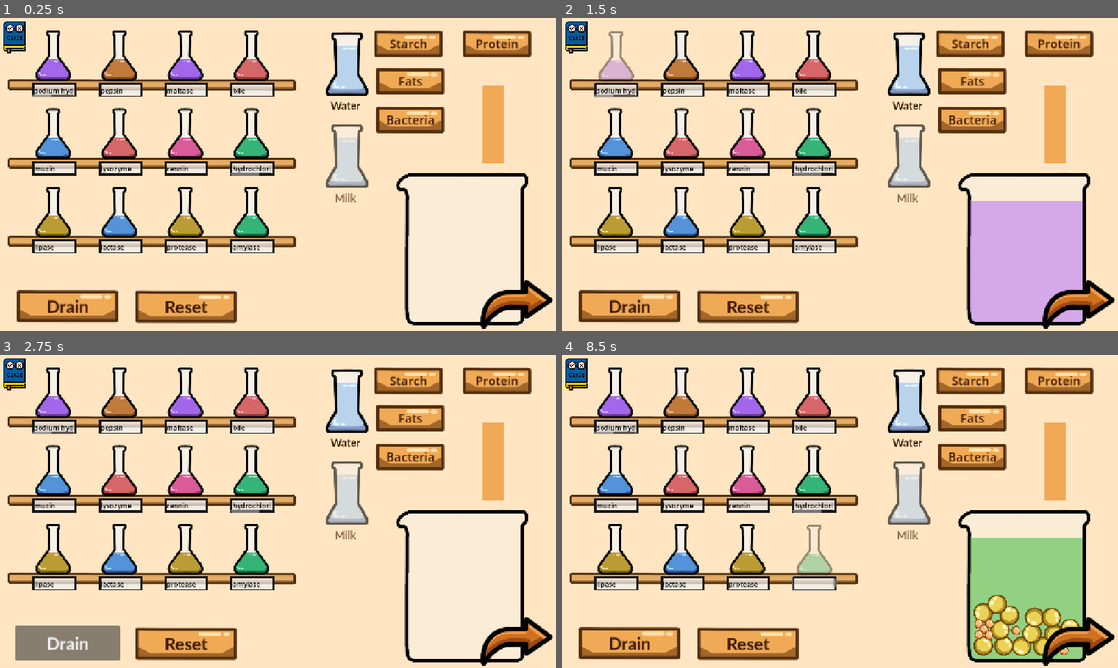
Above: before the commit, frames 1-4 (two rows, left to right).
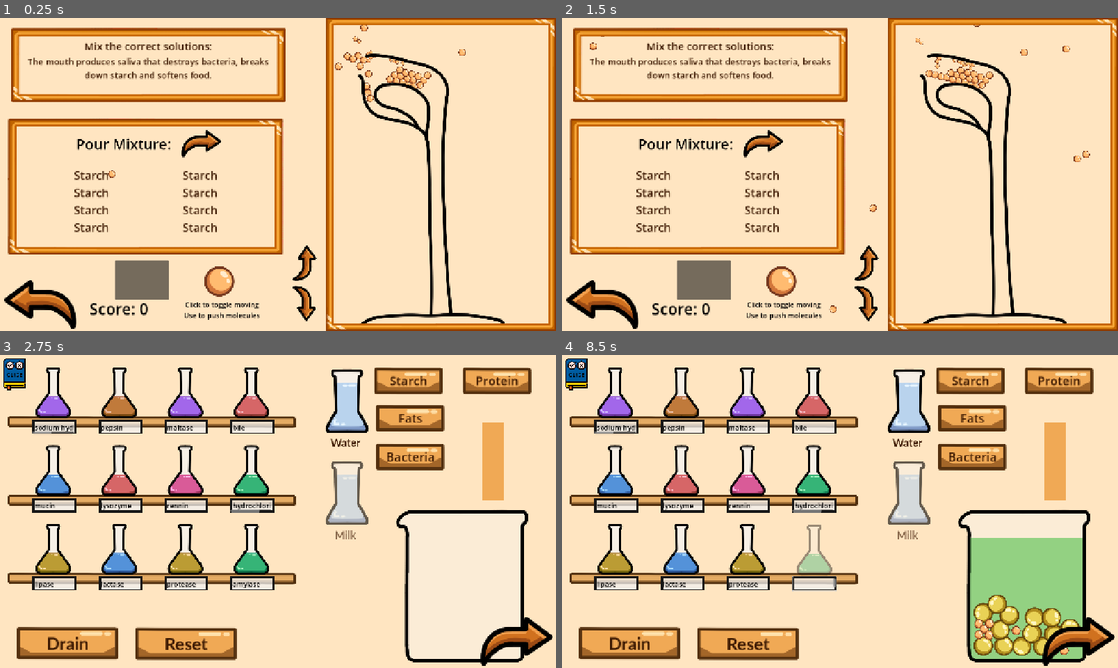
Above: after the commit, the same moments.

Repository: Fae-aof/Digestion-Junction
Game: Godot game, scene res://Digestion Track/track_level.tscn
Same seed, same stepped clock (60 frames per second), same inputs: the game is played once before the commit and once after it.
Inputs (mouse positions are in pixels of both pictures, inside the frame that each line leads up to):
- Up to frame 1 (0.25 s): no input
- Up to frame 2 (1.5 s): click (617, 55) at 0.52 s; tap Enter at 1.25 s; move the mouse to (962, 158) at 1.27 s; hold Right from 1.28 s (still down); tap Alt at 1.35 s; click (962, 158) at 1.42 s
- Up to frame 3 (2.75 s): release Right at 2 s; click (66, 642) at 2 s, where only the run before the commit has a clickable "Drain"
- Up to frame 4 (8.5 s): tap Enter at 2.75, 4.25, 5.75, 6.5, 7.25 s; move the mouse to (728, 527) at 2.77 s; hold Down (ui_down) 2.78-3.5 s; tap Shift at 2.85, 5.85, 7.35 s; click (1056, 461) at 3.5 s; move the mouse to (895, 442) at 4.27 s; hold Right 4.28-5 s; tap Alt at 4.35, 6.6, 8.1 s; click "Starch" at 5 s; move the mouse to (812, 574) at 5.77 s; hold Up 5.78-6.53 s; click (812, 574) at 5.92 s; move the mouse to (1006, 558) at 6.52 s; hold Left 6.53-8.03 s; move the mouse to (673, 464) at 7.27 s; move the mouse to (867, 511) at 8.02 s; hold Down (ui_down) from 8.03 s (still down); click (867, 511) at 8.17 s

The runs differ from the first frame. In frame 1, 42% of the frame differs, in the area x 0-100%, y 0-100%; in frame 2, 48%; in frame 3, 2.1%; in frame 4, less than 0.1%.
Error before the commit: Cannot call method 'to_local' on a null value. (res://Digestion)
Error after the commit: Attempt to call function 'to_local' in base 'null instance' on a null instance. (res://Digestion)

Commit message:
Molecules move through large intestine
- Once food molecules exit the small intestine, they start moving through the large intestine
- Added path to large intestine and area to signal for molecules to change paths
- Once leaving the large intestine, molecules drop out

Diff:
--- a/digestion-junction/Digestion Track/Bit Molecule.tscn
+++ b/digestion-junction/Digestion Track/Bit Molecule.tscn
@@ -24,7 +24,6 @@
 [node name="TrackMolecule" type="RigidBody2D" unique_id=246993542 groups=["bit"]]
 mass = 0.1
 physics_material_override = SubResource("PhysicsMaterial_auskg")
-gravity_scale = 0.0
 freeze_mode = 1
 continuous_cd = 2
 constant_force = Vector2(0.1, 0)
--- a/digestion-junction/Digestion Track/bit_molecule.gd
+++ b/digestion-junction/Digestion Track/bit_molecule.gd
@@ -2,11 +2,16 @@
 
 @onready var animation: AnimatedSprite2D = $AnimatedSprite2D
 @onready var collision: CollisionShape2D = $CollisionShape2D
-@onready var path_2d: Path2D = $"../../Intesetine Peri Parent2/Path2D"
+#@onready var small_path: Path2D = $"../../Track/Intesetine Peri Parent3/Path2D"
+#@onready var large_path: Path2D = $"../../Track/Intesetine Peri Parent3/Path2D2"
+@onready var small_path: Path2D = $"../../Intesetine Peri Parent2/Path2D"
+@onready var large_path: Path2D = $"../../Intesetine Peri Parent2/Path2D2"
 
 #small intestine
-var force_SI = 20
+var force_SI = 15
 var look_forward = 5
+var in_intestine = false
+var path_2d
 
 var force_key = "none"
 var force_dict = {"none" : Vector2(0, 0), "mouth" : Vector2(0.1, 0), "stomach" : Vector2(-0.55, -0.4)}
@@ -23,12 +28,27 @@
 	animation.scale = Vector2(scl, scl)
 	collision.scale = Vector2(scl, scl)
 	apply_force(Vector2(10, 2))
+	path_2d = small_path
+	in_intestine = true
+	gravity_scale = 0
 
 func _physics_process(delta: float) -> void:
-	var local_pos = path_2d.to_local(global_position)
-	var current_offset = path_2d.curve.get_closest_offset(local_pos)
-	var target_offset = min(current_offset + look_forward, path_2d.curve.get_baked_length())
+	if in_intestine:
+		var local_pos = path_2d.to_local(global_position)
+		var current_offset = path_2d.curve.get_closest_offset(local_pos)
+		var target_offset = min(current_offset + look_forward, path_2d.curve.get_baked_length())
 
-	var target_global_pos = path_2d.to_global(path_2d.curve.sample_baked(target_offset))
-	var direction = global_position.direction_to(target_global_pos)
-	apply_central_force(direction * force_SI)
+		var target_global_pos = path_2d.to_global(path_2d.curve.sample_baked(target_offset))
+		var direction = global_position.direction_to(target_global_pos)
+		apply_central_force(direction * force_SI)
+
+func enter_big():
+	path_2d = large_path
+	set_collision_layer_value(3, true)
+	set_collision_layer_value(1, false)
+	set_collision_mask_value(3, true)
+	set_collision_mask_value(1, false)
+
+func destroy():
+	await get_tree().create_timer(0.5).timeout
+	queue_free()
--- a/digestion-junction/Digestion Track/track.gd
+++ b/digestion-junction/Digestion Track/track.gd
@@ -70,6 +70,9 @@
 
 func _on_area_2d_body_entered(body: Node2D) -> void:
 	if body.is_in_group("bit"):
+		body.gravity_scale = 1
+		body.in_intestine = false
+		body.destroy()
 		score += 1
 
 func _on_teeth_body_entered(body: Node2D) -> void:
@@ -134,3 +137,15 @@
 
 func testing():
 	intestine_peri = true
+
+
+func _on_stomach_exit_body_exited(body: Node2D) -> void:
+	if body.is_in_group("bit"):
+		body.update_force("none")
+		body.in_intestine = true
+
+
+func _on_small_intestine_exit_body_entered(body: Node2D) -> void:
+	if body.is_in_group("bit"):
+		body.in_intestine = true
+		body.enter_big()
--- a/digestion-junction/Digestion Track/track.tscn
+++ b/digestion-junction/Digestion Track/track.tscn
@@ -12,6 +12,12 @@
 [sub_resource type="RectangleShape2D" id="RectangleShape2D_v5gy4"]
 size = Vector2(60, 19)
 
+[sub_resource type="RectangleShape2D" id="RectangleShape2D_cg5vd"]
+size = Vector2(95, 39)
+
+[sub_resource type="RectangleShape2D" id="RectangleShape2D_w06ld"]
+size = Vector2(48.75, 69.25)
+
 [sub_resource type="RectangleShape2D" id="RectangleShape2D_qbdty"]
 size = Vector2(75, 440)
 
@@ -60,9 +66,16 @@
 [sub_resource type="Curve2D" id="Curve2D_3vi2n"]
 bake_interval = 200.43
 _data = {
-"points": PackedVector2Array(0, 0, 0, 0, -89, 340, 0, 0, 0, 0, -57, 370, 0, 0, 0, 0, -13, 385, 0, 0, 0, 0, 68, 394, 0, 0, 0, 0, 96, 410, 0, 0, 0, 0, 107, 332, 0, 0, 0, 0, 157, 304, 0, 0, 0, 0, 129, 469, 0, 0, 0, 0, 117, 510, 0, 0, 0, 0, 106, 517, 0, 0, 0, 0, 101, 503, 0, 0, 0, 0, 94,  …(245 unchanged characters)…
-}
-point_count = 23
+"points": PackedVector2Array(0, 0, 0, 0, -89, 340, 0, 0, 0, 0, -57, 370, 0, 0, 0, 0, -13, 385, 0, 0, 0, 0, 68, 394, 0, 0, 0, 0, 89, 406, 0, 0, 0, 0, 103, 395, 0, 0, 0, 0, 107, 332, 0, 0, 0, 0, 145, 305, 0, 0, 0, 0, 162, 317, 0, 0, 0, 0, 129, 469, 0, 0, 0, 0, 125, 501, 0, 0, 0, 0, 101, 503, 0, 0, 0, 0, 94,  …(245 unchanged characters)…
+}
+point_count = 24
+
+[sub_resource type="Curve2D" id="Curve2D_0sf64"]
+bake_interval = 200.43
+_data = {
+"points": PackedVector2Array(0, 0, 0, 0, -81, 487, 0, 0, 0, 0, -140, 534, 0, 0, 0, 0, -203, 435, 0, 0, 0, 0, -165, 276, 0, 0, 0, 0, -56, 307, 0, 0, 0, 0, 62, 294, 0, 0, 0, 0, 137, 251, 0, 0, 0, 0, 165, 235, 0, 0, 0, 0, 189, 242, 0, 0, 0, 0, 211, 344, 0, 0, 0, 0, 137, 574, 0, 0, 0, 0, -9, 594, 0, 0, 0, 0, -7, 684)
+}
+point_count = 13
 
 [node name="Track" type="Node2D" unique_id=1314885506]
 script = ExtResource("1_8ygy3")
@@ -71,22 +84,32 @@
 scale = Vector2(0.66, 0.66)
 texture = ExtResource("2_cg5vd")
 
-[node name="StaticBody2D" type="StaticBody2D" parent="." unique_id=505990516]
+[node name="Main Body" type="StaticBody2D" parent="." unique_id=505990516]
+visible = false
 scale = Vector2(0.99999994, 0.99999994)
 
-[node name="Right 1" type="CollisionPolygon2D" parent="StaticBody2D" unique_id=1963449894]
+[node name="Right 1" type="CollisionPolygon2D" parent="Main Body" unique_id=1963449894]
 polygon = PackedVector2Array(85, -367, 119, -488, 116, -649, -116, -696, -200, -663, -145, -616, -9, -586, 15, -560, 15, -494, 7, -359, 12.237061, -265.83472, 26, -21, 88, -6, 97, -195)
 
-[node name="Left 1" type="CollisionPolygon2D" parent="StaticBody2D" unique_id=1514394002]
+[node name="Left 1" type="CollisionPolygon2D" parent="Main Body" unique_id=1514394002]
 polygon = PackedVector2Array(-243, -558, -163, -501, -92, -494, -87, -435, -71, -18, -20, -20, -26, -508, -51, -531, -85, -547, -185, -573, -202, -602)
 
-[node name="Left 2" type="CollisionPolygon2D" parent="StaticBody2D" unique_id=441769106]
+[node name="Left 2" type="CollisionPolygon2D" parent="Main Body" unique_id=441769106]
 position = Vector2(133, 570)
 polygon = PackedVector2Array(-191, -623, -189, -512, -137, -476, -190, -470, -232, -466, -323, -389, -339, -258, -360,  …(216 unchanged characters)…
 
-[node name="Right 2" type="CollisionPolygon2D" parent="StaticBody2D" unique_id=535582447]
+[node name="Right 2" type="CollisionPolygon2D" parent="Main Body" unique_id=535582447]
 position = Vector2(310, 687)
 polygon = PackedVector2Array(-282, -709, -222, -662, -152, -669, -116, -600, -143, -503, -187, -452, -238.99997, -447.9 …(347 unchanged characters)…
+
+[node name="Large Intestine" type="StaticBody2D" parent="." unique_id=10203382]
+position = Vector2(0, 299)
+scale = Vector2(0.99999994, 0.99999994)
+collision_layer = 4
+collision_mask = 4
+
+[node name="CollisionPolygon2D" type="CollisionPolygon2D" parent="Large Intestine" unique_id=993663793]
+polygon = PackedVector2Array(-37, 383, -16, 370, -23, 280, 33, 264, 102, 263, 142, 216, 173, 103, 180, -6, 175, -43, 150, -36, 102, 9, 22, 30, -52, 38, -118, 19, -156, 1, -174, 57, -164, 111, -124, 182, -109, 152, -67, 135, -52, 200, -91, 240, -143, 266, -192, 227, -224, 108, -211, 14, -196, -53, -162, -66, -111, -36, -22, -31, 54, -36, 147, -88, 204, -119, 224, -101, 229, -28, 224, 52, 215, 145, 184, 230, 146, 290, 78, 301, 33, 301, 15, 316, 16, 380, 276, 374, 287, -161, -241, -142, -290, 150, -237, 321)
 
 [node name="Barriers" type="StaticBody2D" parent="." unique_id=2080775581]
 
@@ -97,6 +120,7 @@
 [node name="Stomach" type="CollisionPolygon2D" parent="Barriers" unique_id=189679716]
 position = Vector2(-112, 731)
 polygon = PackedVector2Array(-41, -456, 52, -451, 72, -500, -47, -506)
+disabled = true
 
 [node name="Small intestine" type="CollisionPolygon2D" parent="Barriers" unique_id=1211630617]
 position = Vector2(-14, 1074)
@@ -143,6 +167,20 @@
 position = Vector2(-8, 401)
 shape = SubResource("RectangleShape2D_v5gy4")
 
+[node name="Stomach_exit" type="Area2D" parent="." unique_id=884255018]
+position = Vector2(-98, 271)
+
+[node name="CollisionShape2D" type="CollisionShape2D" parent="Stomach_exit" unique_id=1973413730]
+position = Vector2(-2.5, 6.5)
+shape = SubResource("RectangleShape2D_cg5vd")
+
+[node name="Small intestine exit" type="Area2D" parent="." unique_id=2117513032]
+position = Vector2(-98, 271)
+
+[node name="CollisionShape2D" type="CollisionShape2D" parent="Small intestine exit" unique_id=321772098]
+position = Vector2(-1.625, 235.375)
+shape = SubResource("RectangleShape2D_w06ld")
+
 [node name="Peristalsis Parent" type="Marker2D" parent="." unique_id=1205739989]
 position = Vector2(-11, -415)
 
@@ -154,6 +192,8 @@
 shape = SubResource("RectangleShape2D_qbdty")
 
 [node name="Scoring" type="Area2D" parent="." unique_id=397681386]
+collision_layer = 4
+collision_mask = 4
 
 [node name="CollisionShape2D" type="CollisionShape2D" parent="Scoring" unique_id=1766917178]
 position = Vector2(3, 710)
@@ -194,127 +234,131 @@
 [node name="Camera2D" type="Camera2D" parent="." unique_id=1464637718]
 position = Vector2(0, 462)
 
+[node name="Intesetine Peri Parent" type="Node2D" parent="." unique_id=936427632]
+visible = false
+
+[node name="Path2D" type="Path2D" parent="Intesetine Peri Parent" unique_id=601002267]
+position = Vector2(-1, -1)
+curve = SubResource("Curve2D_cg5vd")
+
+[node name="Intestine Path" type="PathFollow2D" parent="Intesetine Peri Parent/Path2D" unique_id=1882643006]
+position = Vector2(-133, 320)
+
+[node name="Small intestine2" type="StaticBody2D" parent="Intesetine Peri Parent/Path2D/Intestine Path" unique_id=1534775031]
+position = Vector2(7.891159, -4.767578)
+rotation = 1.5707964
+
+[node name="CollisionPolygon2D" type="CollisionPolygon2D" parent="Intesetine Peri Parent/Path2D/Intestine Path/Small intestine2" unique_id=888473541]
+position = Vector2(-23, -5)
+polygon = PackedVector2Array(-4.4875183, 2, 46.4104, 2, 48, 10, -6, 10)
+
+[node name="Path2D2" type="Path2D" parent="Intesetine Peri Parent" unique_id=1602657624]
+position = Vector2(-1, -1)
+curve = SubResource("Curve2D_iwefv")
+
+[node name="Intestine Path" type="PathFollow2D" parent="Intesetine Peri Parent/Path2D2" unique_id=1059213473]
+position = Vector2(99, 446)
+rotation = -1.4961689
+
+[node name="Small intestine2" type="StaticBody2D" parent="Intesetine Peri Parent/Path2D2/Intestine Path" unique_id=542882496]
+position = Vector2(7.891159, -4.767578)
+rotation = 1.5707964
+
+[node name="CollisionPolygon2D" type="CollisionPolygon2D" parent="Intesetine Peri Parent/Path2D2/Intestine Path/Small intestine2" unique_id=1736326641]
+position = Vector2(-21.47444, -0.37663364)
+polygon = PackedVector2Array(-4.4875183, 2, 34.538574, 2.0000153, 47.79135, 2, 48, 10, -6, 10)
+
+[node name="Path2D3" type="Path2D" parent="Intesetine Peri Parent" unique_id=1890508177]
+position = Vector2(-1, -1)
+curve = SubResource("Curve2D_yxxdd")
+
+[node name="Intestine Path" type="PathFollow2D" parent="Intesetine Peri Parent/Path2D3" unique_id=193862218]
+position = Vector2(126, 542)
+rotation = -2.3086114
+
+[node name="Small intestine2" type="StaticBody2D" parent="Intesetine Peri Parent/Path2D3/Intestine Path" unique_id=351226806]
+position = Vector2(7.891159, -4.767578)
+rotation = 1.5707964
+
+[node name="CollisionPolygon2D" type="CollisionPolygon2D" parent="Intesetine Peri Parent/Path2D3/Intestine Path/Small intestine2" unique_id=313097206]
+position = Vector2(-21.47444, -0.37663364)
+polygon = PackedVector2Array(-4.4875183, 2, 34.538574, 2.0000153, 47.79135, 2, 48, 10, -6, 10)
+
+[node name="Path2D4" type="Path2D" parent="Intesetine Peri Parent" unique_id=547977462]
+position = Vector2(-1, -1)
+curve = SubResource("Curve2D_nihj5")
+
+[node name="Intestine Path" type="PathFollow2D" parent="Intesetine Peri Parent/Path2D4" unique_id=542402731]
+position = Vector2(-59, 408)
+rotation = 0.7544802
+
+[node name="Small intestine2" type="StaticBody2D" parent="Intesetine Peri Parent/Path2D4/Intestine Path" unique_id=937033947]
+position = Vector2(7.891159, -4.767578)
+rotation = 1.5707964
+
+[node name="CollisionPolygon2D" type="CollisionPolygon2D" parent="Intesetine Peri Parent/Path2D4/Intestine Path/Small intestine2" unique_id=326667910]
+position = Vector2(-21.47444, -0.37663364)
+polygon = PackedVector2Array(-4.4875183, 2, 34.538574, 2.0000153, 47.79135, 2, 48, 10, -2.8949585, 9.285423)
+
+[node name="Path2D5" type="Path2D" parent="Intesetine Peri Parent" unique_id=126133927]
+position = Vector2(-1, -1)
+curve = SubResource("Curve2D_jbejm")
+
+[node name="Intestine Path" type="PathFollow2D" parent="Intesetine Peri Parent/Path2D5" unique_id=541660206]
+position = Vector2(91, 527)
+rotation = 2.896614
+
+[node name="Small intestine2" type="StaticBody2D" parent="Intesetine Peri Parent/Path2D5/Intestine Path" unique_id=857109005]
+position = Vector2(7.891159, -4.767578)
+rotation = 1.5707964
+
+[node name="CollisionPolygon2D" type="CollisionPolygon2D" parent="Intesetine Peri Parent/Path2D5/Intestine Path/Small intestine2" unique_id=82637536]
+position = Vector2(-21.47444, -0.37663364)
+polygon = PackedVector2Array(-4.4875183, 2, 34.538574, 2.0000153, 47.79135, 2, 48, 10, -2.8949585, 9.285423)
+
+[node name="Path2D6" type="Path2D" parent="Intesetine Peri Parent" unique_id=984300915]
+position = Vector2(-1, -1)
+curve = SubResource("Curve2D_effgm")
+
+[node name="Intestine Path" type="PathFollow2D" parent="Intesetine Peri Parent/Path2D6" unique_id=355881102]
+position = Vector2(170, 268)
+rotation = 1.7607846
+
+[node name="Small intestine2" type="StaticBody2D" parent="Intesetine Peri Parent/Path2D6/Intestine Path" unique_id=1713092082]
+position = Vector2(7.891159, -4.767578)
+rotation = 1.5707964
+
+[node name="CollisionPolygon2D" type="CollisionPolygon2D" parent="Intesetine Peri Parent/Path2D6/Intestine Path/Small intestine2" unique_id=256677753]
+position = Vector2(-21.47444, -0.37663364)
+polygon = PackedVector2Array(-4.4875183, 2, 34.538574, 2.0000153, 47.79135, 2, 48, 10, -2.8949585, 9.285423)
+
+[node name="Intesetine Peri Parent2" type="Node2D" parent="." unique_id=340941505 groups=["path"]]
+
+[node name="Path2D" type="Path2D" parent="Intesetine Peri Parent2" unique_id=543010131]
+position = Vector2(-1, -1)
+curve = SubResource("Curve2D_3vi2n")
+
+[node name="Path2D2" type="Path2D" parent="Intesetine Peri Parent2" unique_id=1526962153]
+position = Vector2(0, -2)
+curve = SubResource("Curve2D_0sf64")
+
 [node name="Spawner" parent="." unique_id=261790585 instance=ExtResource("3_iwefv")]
-position = Vector2(-72, 361)
+position = Vector2(-85, 353)
 script = ExtResource("4_yxxdd")
 molecule_list = null
 small_mol = ExtResource("5_nihj5")
-num = 70
+num = 75
 cooldown = 0.0
 
 [node name="Bottom_Right" parent="Spawner" index="1" unique_id=41511551]
-position = Vector2(12, -1)
-
-[node name="TrackMolecule" parent="Spawner" unique_id=246993542 instance=ExtResource("5_nihj5")]
-position = Vector2(-50.11315, -32.19406)
-
-[node name="Intesetine Peri Parent" type="Node2D" parent="." unique_id=936427632]
-visible = false
-
-[node name="Path2D" type="Path2D" parent="Intesetine Peri Parent" unique_id=601002267]
-position = Vector2(-1, -1)
-curve = SubResource("Curve2D_cg5vd")
-
-[node name="Intestine Path" type="PathFollow2D" parent="Intesetine Peri Parent/Path2D" unique_id=1882643006]
-position = Vector2(-133, 320)
-
-[node name="Small intestine2" type="StaticBody2D" parent="Intesetine Peri Parent/Path2D/Intestine Path" unique_id=1534775031]
-position = Vector2(7.891159, -4.767578)
-rotation = 1.5707964
-
-[node name="CollisionPolygon2D" type="CollisionPolygon2D" parent="Intesetine Peri Parent/Path2D/Intestine Path/Small intestine2" unique_id=888473541]
-position = Vector2(-23, -5)
-polygon = PackedVector2Array(-4.4875183, 2, 46.4104, 2, 48, 10, -6, 10)
-
-[node name="Path2D2" type="Path2D" parent="Intesetine Peri Parent" unique_id=1602657624]
-position = Vector2(-1, -1)
-curve = SubResource("Curve2D_iwefv")
-
-[node name="Intestine Path" type="PathFollow2D" parent="Intesetine Peri Parent/Path2D2" unique_id=1059213473]
-position = Vector2(99, 446)
-rotation = -1.4961689
-
-[node name="Small intestine2" type="StaticBody2D" parent="Intesetine Peri Parent/Path2D2/Intestine Path" unique_id=542882496]
-position = Vector2(7.891159, -4.767578)
-rotation = 1.5707964
-
-[node name="CollisionPolygon2D" type="CollisionPolygon2D" parent="Intesetine Peri Parent/Path2D2/Intestine Path/Small intestine2" unique_id=1736326641]
-position = Vector2(-21.47444, -0.37663364)
-polygon = PackedVector2Array(-4.4875183, 2, 34.538574, 2.0000153, 47.79135, 2, 48, 10, -6, 10)
-
-[node name="Path2D3" type="Path2D" parent="Intesetine Peri Parent" unique_id=1890508177]
-position = Vector2(-1, -1)
-curve = SubResource("Curve2D_yxxdd")
-
-[node name="Intestine Path" type="PathFollow2D" parent="Intesetine Peri Parent/Path2D3" unique_id=193862218]
-position = Vector2(126, 542)
-rotation = -2.3086114
-
-[node name="Small intestine2" type="StaticBody2D" parent="Intesetine Peri Parent/Path2D3/Intestine Path" unique_id=351226806]
-position = Vector2(7.891159, -4.767578)
-rotation = 1.5707964
-
-[node name="CollisionPolygon2D" type="CollisionPolygon2D" parent="Intesetine Peri Parent/Path2D3/Intestine Path/Small intestine2" unique_id=313097206]
-position = Vector2(-21.47444, -0.37663364)
-polygon = PackedVector2Array(-4.4875183, 2, 34.538574, 2.0000153, 47.79135, 2, 48, 10, -6, 10)
-
-[node name="Path2D4" type="Path2D" parent="Intesetine Peri Parent" unique_id=547977462]
-position = Vector2(-1, -1)
-curve = SubResource("Curve2D_nihj5")
-
-[node name="Intestine Path" type="PathFollow2D" parent="Intesetine Peri Parent/Path2D4" unique_id=542402731]
-position = Vector2(-59, 408)
-rotation = 0.7544802
-
-[node name="Small intestine2" type="StaticBody2D" parent="Intesetine Peri Parent/Path2D4/Intestine Path" unique_id=937033947]
-position = Vector2(7.891159, -4.767578)
-rotation = 1.5707964
-
-[node name="CollisionPolygon2D" type="CollisionPolygon2D" parent="Intesetine Peri Parent/Path2D4/Intestine Path/Small intestine2" unique_id=326667910]
-position = Vector2(-21.47444, -0.37663364)
-polygon = PackedVector2Array(-4.4875183, 2, 34.538574, 2.0000153, 47.79135, 2, 48, 10, -2.8949585, 9.285423)
-
-[node name="Path2D5" type="Path2D" parent="Intesetine Peri Parent" unique_id=126133927]
-position = Vector2(-1, -1)
-curve = SubResource("Curve2D_jbejm")
-
-[node name="Intestine Path" type="PathFollow2D" parent="Intesetine Peri Parent/Path2D5" unique_id=541660206]
-position = Vector2(91, 527)
-rotation = 2.896614
-
-[node name="Small intestine2" type="StaticBody2D" parent="Intesetine Peri Parent/Path2D5/Intestine Path" unique_id=857109005]
-position = Vector2(7.891159, -4.767578)
-rotation = 1.5707964
-
-[node name="CollisionPolygon2D" type="CollisionPolygon2D" parent="Intesetine Peri Parent/Path2D5/Intestine Path/Small intestine2" unique_id=82637536]
-position = Vector2(-21.47444, -0.37663364)
-polygon = PackedVector2Array(-4.4875183, 2, 34.538574, 2.0000153, 47.79135, 2, 48, 10, -2.8949585, 9.285423)
-
-[node name="Path2D6" type="Path2D" parent="Intesetine Peri Parent" unique_id=984300915]
-position = Vector2(-1, -1)
-curve = SubResource("Curve2D_effgm")
-
-[node name="Intestine Path" type="PathFollow2D" parent="Intesetine Peri Parent/Path2D6" unique_id=355881102]
-position = Vector2(170, 268)
-rotation = 1.7607846
-
-[node name="Small intestine2" type="StaticBody2D" parent="Intesetine Peri Parent/Path2D6/Intestine Path" unique_id=1713092082]
-position = Vector2(7.891159, -4.767578)
-rotation = 1.5707964
-
-[node name="CollisionPolygon2D" type="CollisionPolygon2D" parent="Intesetine Peri Parent/Path2D6/Intestine Path/Small intestine2" unique_id=256677753]
-position = Vector2(-21.47444, -0.37663364)
-polygon = PackedVector2Array(-4.4875183, 2, 34.538574, 2.0000153, 47.79135, 2, 48, 10, -2.8949585, 9.285423)
-
-[node name="Intesetine Peri Parent2" type="Node2D" parent="." unique_id=340941505 groups=["path"]]
-
-[node name="Path2D" type="Path2D" parent="Intesetine Peri Parent2" unique_id=543010131]
-position = Vector2(-1, -1)
-curve = SubResource("Curve2D_3vi2n")
+position = Vector2(21, 8)
 
 [connection signal="body_entered" from="Teeth" to="." method="_on_teeth_body_entered"]
 [connection signal="body_exited" from="Esoph" to="." method="_on_esoph_body_exited"]
 [connection signal="body_exited" from="Esoph_exit" to="." method="_on_esoph_exit_body_exited"]
+[connection signal="body_entered" from="Stomach_exit" to="." method="_on_stomach_exit_body_entered"]
+[connection signal="body_exited" from="Stomach_exit" to="." method="_on_stomach_exit_body_exited"]
+[connection signal="body_entered" from="Small intestine exit" to="." method="_on_small_intestine_exit_body_entered"]
 [connection signal="body_entered" from="Esophagus" to="." method="_on_esophagus_body_entered"]
 [connection signal="body_exited" from="Esophagus" to="." method="_on_esophagus_body_exited"]
 [connection signal="body_entered" from="Scoring" to="." method="_on_area_2d_body_entered"]
--- a/digestion-junction/Digestion Track/track_level.gd
+++ b/digestion-junction/Digestion Track/track_level.gd
@@ -12,7 +12,7 @@
 @onready var components: GridContainer = $Answers2/MarginContainer/Components
 
 
-var at_lab = true
+var at_lab = false
 
 @onready var prompt_title: Label = $"Prompts/MarginContainer/VBoxContainer/Prompt Title"
 @onready var prompt_desc: Label = $"Prompts/MarginContainer/VBoxContainer/Prompt Desc"
--- a/digestion-junction/Digestion Track/track_level.tscn
+++ b/digestion-junction/Digestion Track/track_level.tscn
@@ -14,13 +14,27 @@
 [ext_resource type="Resource" uid="uid://boticvbrbrxsk" path="res://Digestion Track/Resources/small_mol_list.tres" id="8_x4dda"]
 [ext_resource type="StyleBox" uid="uid://br3eucqjtj0sg" path="res://Styleboxes/Orange Screen.tres" id="10_vp72e"]
 [ext_resource type="Texture2D" uid="uid://dj21tvj7oexi1" path="res://Sprites/Molecules/mol_maltose.png" id="11_hoved"]
-[ext_resource type="PackedScene" uid="uid://bd63w5x1guufo" path="res://Digestion Track/Bit Molecule.tscn" id="12_0mwfd"]
+[ext_resource type="PackedScene" uid="uid://d2a7eqi5tg1lh" path="res://Digestion Track/Track Molecule.tscn" id="12_0mwfd"]
 [ext_resource type="Script" uid="uid://b6m6hpnev7tx3" path="res://Digestion Track/push.gd" id="12_c1ukn"]
 [ext_resource type="Texture2D" uid="uid://ci5311r6qhqwo" path="res://Sprites/Artboard 2.png" id="13_vp72e"]
 [ext_resource type="Texture2D" uid="uid://bfol37kc2g5p1" path="res://Sprites/Molecules/mol_starch.png" id="14_4e0s8"]
 
 [sub_resource type="StyleBoxFlat" id="StyleBoxFlat_1vivr"]
 bg_color = Color(1, 0.8980392, 0.75686276, 1)
+
+[sub_resource type="Curve2D" id="Curve2D_0mwfd"]
+bake_interval = 200.43
+_data = {
+"points": PackedVector2Array(0, 0, 0, 0, -89, 340, 0, 0, 0, 0, -57, 370, 0, 0, 0, 0, -13, 385, 0, 0, 0, 0, 68, 394, 0, 0, 0, 0, 89, 406, 0, 0, 0, 0, 103, 395, 0, 0, 0, 0, 107, 332, 0, 0, 0, 0, 145, 305, 0, 0, 0, 0, 162, 317, 0, 0, 0, 0, 129, 469, 0, 0, 0, 0, 125, 501, 0, 0, 0, 0, 101, 503, 0, 0, 0, 0, 94, 480, 0, 0, 0, 0, 51, 428, 0, 0, 0, 0, -37, 419, 0, 0, 0, 0, -25, 444, 0, 0, 0, 0, 49, 477, 0, 0, 0, 0, 68, 530, 0, 0, 0, 0, 27, 536, 0, 0, 0, 0, -50, 480, 0, 0, 0, 0, -101, 389, 0, 0, 0, 0, -132, 363, 0, 0, 0, 0, -142, 387, 0, 0, 0, 0, -80, 534)
+}
+point_count = 24
+
+[sub_resource type="Curve2D" id="Curve2D_j0l6e"]
+bake_interval = 200.43
+_data = {
+"points": PackedVector2Array(0, 0, 0, 0, -6, 627, 0, 0, 0, 0, -9, 594, 0, 0, 0, 0, 137, 574, 0, 0, 0, 0, 211, 344, 0, 0, 0, 0, 206, 214, 0, 0, 0, 0, 149, 250, 0, 0, 0, 0, 59, 294, 0, 0, 0, 0, -58, 309, 0, 0, 0, 0, -168, 264, 0, 0, 0, 0, -200, 435, 0, 0, 0, 0, -143, 533, 0, 0, 0, 0, -77, 508)
+}
+point_count = 12
 
 [sub_resource type="CircleShape2D" id="CircleShape2D_1vivr"]
 radius = 41.04875
@@ -105,6 +119,7 @@
 flat = true
 
 [node name="Camera2D" type="Camera2D" parent="." unique_id=529686251 groups=["movable"]]
+position = Vector2(1280, 0)
 anchor_mode = 0
 
 [node name="Track Spot" type="Node2D" parent="." unique_id=14424720]
@@ -112,7 +127,7 @@
 position = Vector2(2315, 169)
 
 [node name="Track Spawner" parent="Track Spot" unique_id=261790585 instance=ExtResource("6_44aes")]
-position = Vector2(-103, 883)
+position = Vector2(-153, -47)
 script = ExtResource("7_44aes")
 molecule_list = ExtResource("8_x4dda")
 small_mol = ExtResource("12_0mwfd")
@@ -124,6 +139,16 @@
 
 [node name="Track" parent="Track Spot" unique_id=1179901484 instance=ExtResource("5_x4dda")]
 position = Vector2(-22, 534)
+
+[node name="Intesetine Peri Parent3" type="Node2D" parent="Track Spot/Track" unique_id=1764637993 groups=["path"]]
+
+[node name="Path2D" type="Path2D" parent="Track Spot/Track/Intesetine Peri Parent3" unique_id=1393633477]
+position = Vector2(-1, -1)
+curve = SubResource("Curve2D_0mwfd")
+
+[node name="Path2D2" type="Path2D" parent="Track Spot/Track/Intesetine Peri Parent3" unique_id=1225580333]
+position = Vector2(0, -2)
+curve = SubResource("Curve2D_j0l6e")
 
 [node name="Track Screen" type="Panel" parent="." unique_id=2067161380 groups=["movable"]]
 anchors_preset = 1
